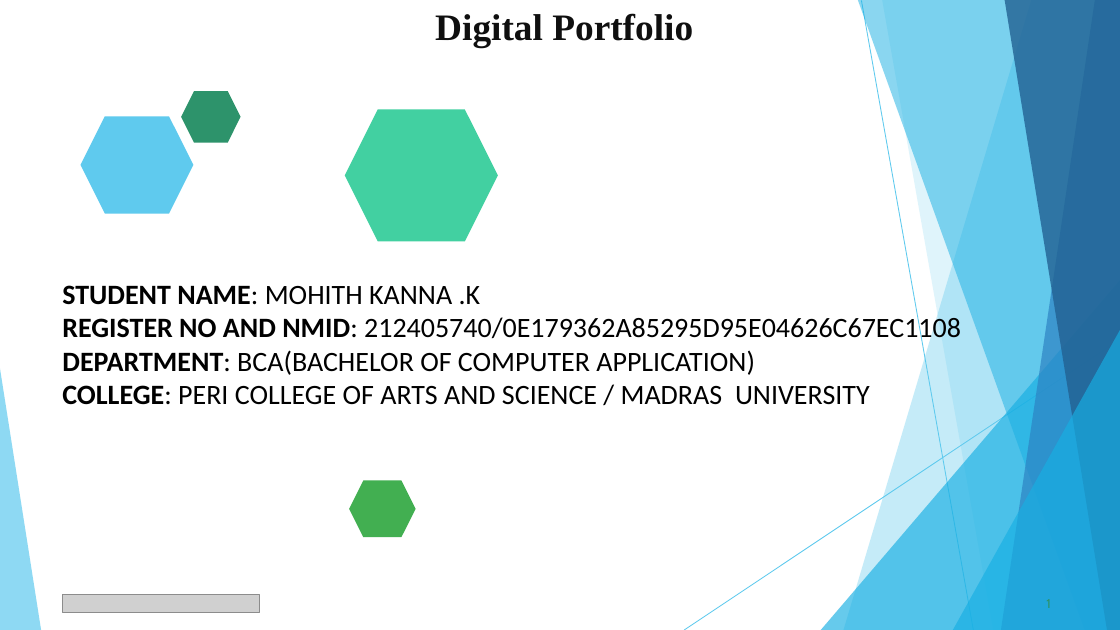
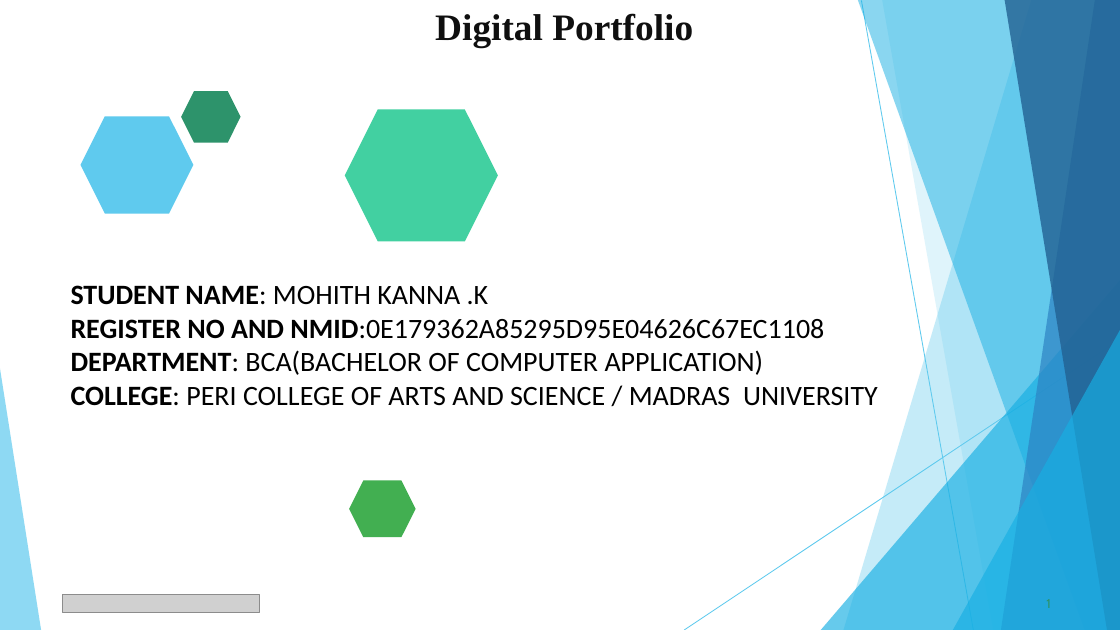
Before and after one commit to Mohtithkanna/Digital-portfolio-neon, a slide deck: slide 1 of PPT FWD TNSDC 2025.pptx. Drawn at 1120x630 pixels with LibreOffice and Linux fonts; fonts in the diff are those of the drawing; grey boxes stand for pictures. Boxes give left, top, right and bottom in pixels: in the first picture for what was removed or moved away, otherwise in the second. Text is boxed around its words. In the diff, an @@ line names an element or a change of style, - is before the commit and + after.

```diff
--- a/PPT FWD TNSDC 2025.pptx
+++ b/PPT FWD TNSDC 2025.pptx
@@ text "STUDENT NAME: MOHITH KANNA .K": place and size @@
-text "STUDENT NAME: MOHITH KANNA .K" at bbox=[62, 285, 961, 405]
+text "STUDENT NAME: MOHITH KANNA .K" at bbox=[71, 285, 878, 406]
@@ text at bbox=[71, 319, 824, 339]: text changed @@
-REGISTER NO AND NMID: 212405740/0E179362A85295D95E04626C67EC1108
+REGISTER NO AND NMID:0E179362A85295D95E04626C67EC1108
```
